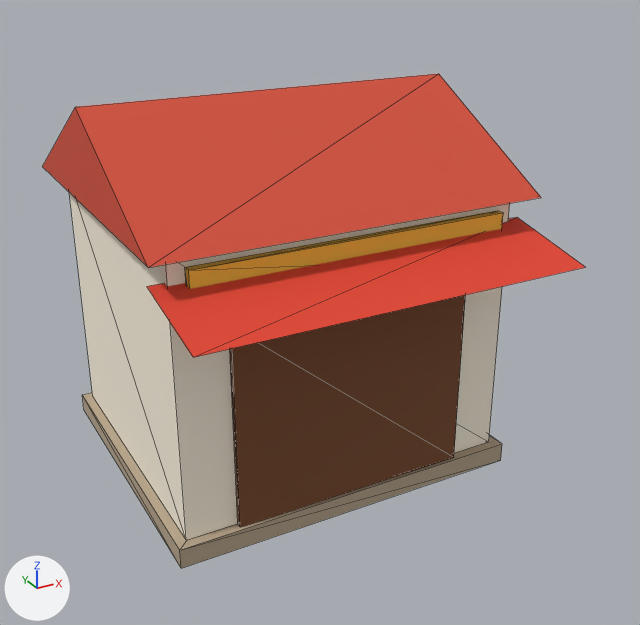
One commit to the glTF model art/export/tiem-tap-hoa-trang.glb: the scene before it, then after it.
Camera for both pictures: a camera (50 mm lens) standing at (-3.76, -7.72, 5.24) and looking at (0.12, -0.67, 1.71). Lighting does not change. The marker at lower left points along +X, +Y and +Z. The first picture is the older version. Mesh edges are drawn as thin lines. Vertices at exactly the same position are counted once.

Script lines for the objects in view, before the commit:
```python
me_cube = bpy.data.meshes.new('Cube')
me_cube.from_pydata(...)  # 42 vertices, 58 faces; spans x -1.9..1.9, y -2.4..1.7, z 0.0..3.8
me_cube.materials.append(mat_xom_vertex)
ob_tiem_tap_hoa_trang = bpy.data.objects.new('tiem-tap-hoa-trang', me_cube)
ob_tiem_tap_hoa_trang.location = (0.0, 0.0, 0.0)
```
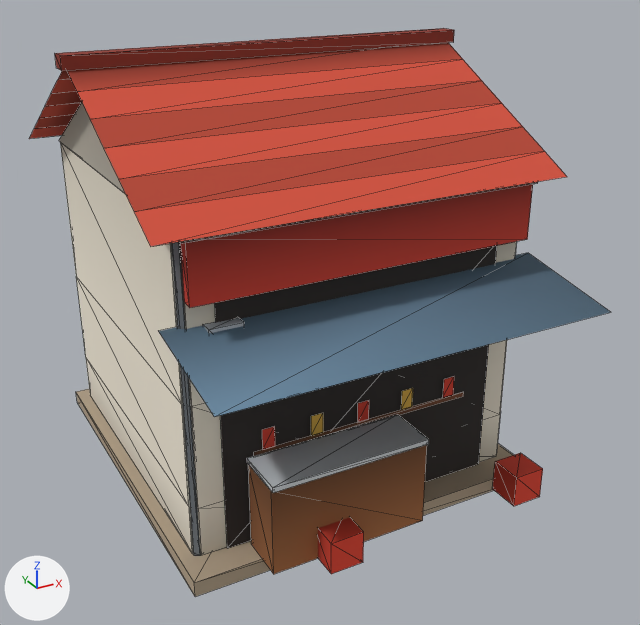
Location of each change, (x1, y1, x2, y2) in pixels of the pictures (640 x 625 px):
'tiem-tap-hoa-trang', reshaped (7% wider, 15% taller)
    before: (42, 74, 585, 568)
    after: (29, 28, 610, 597)
part 1 of me_cube, added
    after: (76, 389, 513, 597)
part 2 of me_cube, added (brown)
    after: (248, 445, 427, 574)
part 3 of me_cube, added
    after: (247, 414, 429, 493)
part 4 of me_cube, added (red)
    after: (318, 518, 364, 574)
part 5 of me_cube, added (red)
    after: (493, 453, 543, 506)
part 6 of me_cube, added (red)
    after: (180, 184, 533, 308)
part 7 of me_cube, added (red)
    after: (55, 28, 454, 71)
part 8 of me_cube, added
    after: (171, 242, 201, 556)
part 9 of me_cube, added
    after: (203, 318, 244, 333)
part 10 of me_cube, rebuilt (19% taller)
    before: (69, 192, 510, 540)
    after: (60, 142, 516, 556)
part 11 of me_cube, rebuilt (8% wider)
    before: (42, 74, 541, 267)
    after: (29, 43, 567, 246)
part 12 of me_cube, deleted (brown)
    before: (230, 295, 465, 527)
part 13 of me_cube, deleted (brown)
    before: (185, 211, 503, 289)
part 14 of me_cube, built on
    before: (82, 217, 585, 568)
    after: (59, 103, 610, 548)

Patch to the scene script:
```diff
--- a/art/export/tiem-tap-hoa-trang.glb.py
+++ b/art/export/tiem-tap-hoa-trang.glb.py
@@ me_cube @@
 # used by ob_tiem_tap_hoa_trang; location = (0.0, 0.0, 0.0)
-me_cube.from_pydata(...)  # 42 vertices, 58 faces; spans x -1.9..1.9, y -2.4..1.7, z 0.0..3.8
+me_cube.from_pydata(...)  # 232 vertices, 260 faces; spans x -2.0..2.0, y -2.75..1.95, z 0.0..4.24
+# me_cube part 1: a new loose piece, a box spanning x -1.83..1.83, y -2.0..1.8, z 0.0..0.15, in mat_xom_vertex
+# me_cube part 2: a new loose piece, a box spanning x -1.19..0.35, y -2.22..-1.77, z 0.15..1.0, in mat_xom_vertex
+# me_cube part 3: a new loose piece, a box spanning x -1.19..0.35, y -2.25..-1.75, z 0.995..1.045, in mat_xom_vertex
+# me_cube part 4: a new loose piece, a box spanning x -0.76..-0.44, y -2.46..-2.14, z 0.15..0.47, in mat_xom_vertex
+# me_cube part 5: a new loose piece, a box spanning x 1.24..1.56, y -2.46..-2.14, z 0.15..0.47, in mat_xom_vertex
+# me_cube part 6: a new loose piece, a box spanning x -1.65..1.65, y -1.84..-1.72, z 2.57..3.12, in mat_xom_vertex
+# me_cube part 7: a new loose piece, a box spanning x -2.0..2.0, y -0.09..0.09, z 4.12..4.24, in mat_xom_vertex
+# me_cube part 8: a new loose piece, a 6-sided cylinder along z spanning x -1.693..-1.607, y -1.7..-1.6, z 0.15..3.15, in mat_xom_vertex
+# me_cube part 9: a new loose piece, a box spanning x -1.5..-1.2, y -1.82..-1.7, z 1.95..2.35, in mat_xom_vertex
+# me_cube part 10: the loose piece of 8 vertices spanning x -1.7..1.7, y -1.5..1.5, z 0.2..2.9 is rebuilt with 40 vertices and now spans x -1.7..1.7, y -1.7..1.7, z 0.15..3.15
+# me_cube part 11: the loose piece of 6 vertices spanning x -1.9..1.9, y -1.7..1.7, z 2.9..3.8 is rebuilt with 26 vertices and now spans x -1.95..1.95, y -1.95..1.95, z 3.15..4.15
+# me_cube part 12: the loose piece of 8 vertices spanning x -1.2..1.2, y -1.56..-1.5, z 0.2..2.2 is deleted
+# me_cube part 13: the loose piece of 8 vertices spanning x -1.55..1.55, y -1.59..-1.51, z 2.33..2.77 is deleted
+# me_cube part 14
+# 12 vertices are removed from x -1.85..1.85, y -2.4..1.6, z 0.0..2.65
+# 14 faces are deleted
+# 54 vertices are added at x -1.85..1.85, y -2.75..1.7, z 0.15..4.02
+# 30 new vertices lie (0.12, 0.0, 0.0) away from vertices in x -1.04..0.86, y -1.75, z 1.08..2.28
+# 6 new vertices lie (2.24, 0.0, 0.0) away from vertices in x -1.12, y -1.74, z 1.02..2.08
+# 44 new faces join them
 me_cube.materials.append(mat_xom_vertex)
```
